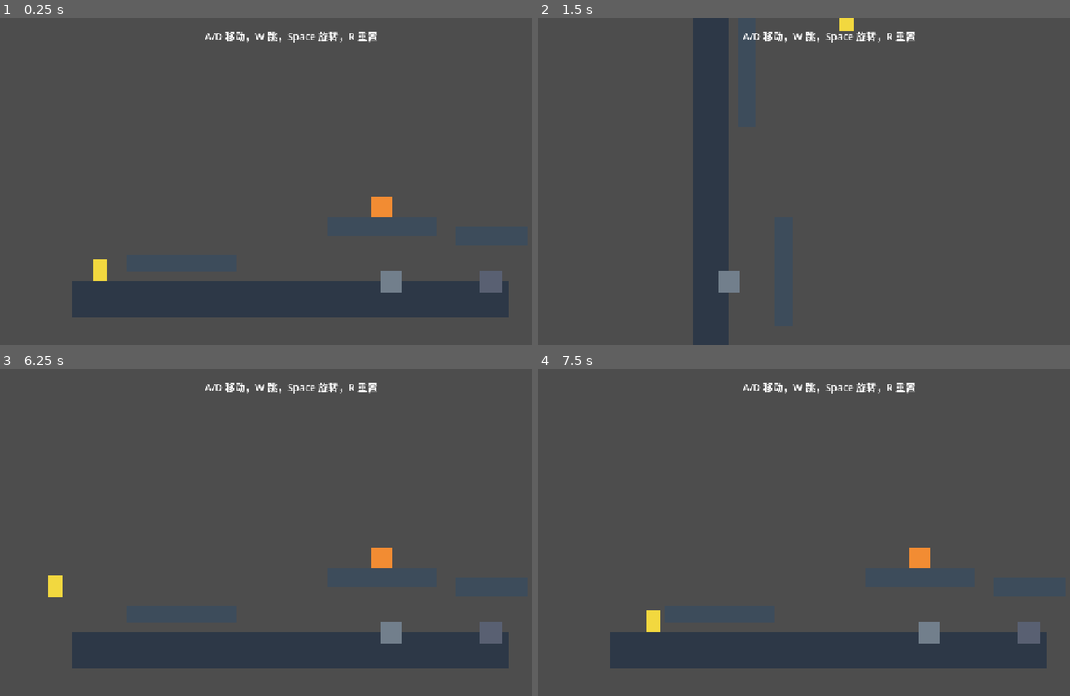
Above: before the commit, frames 1-4 (two rows, left to right).
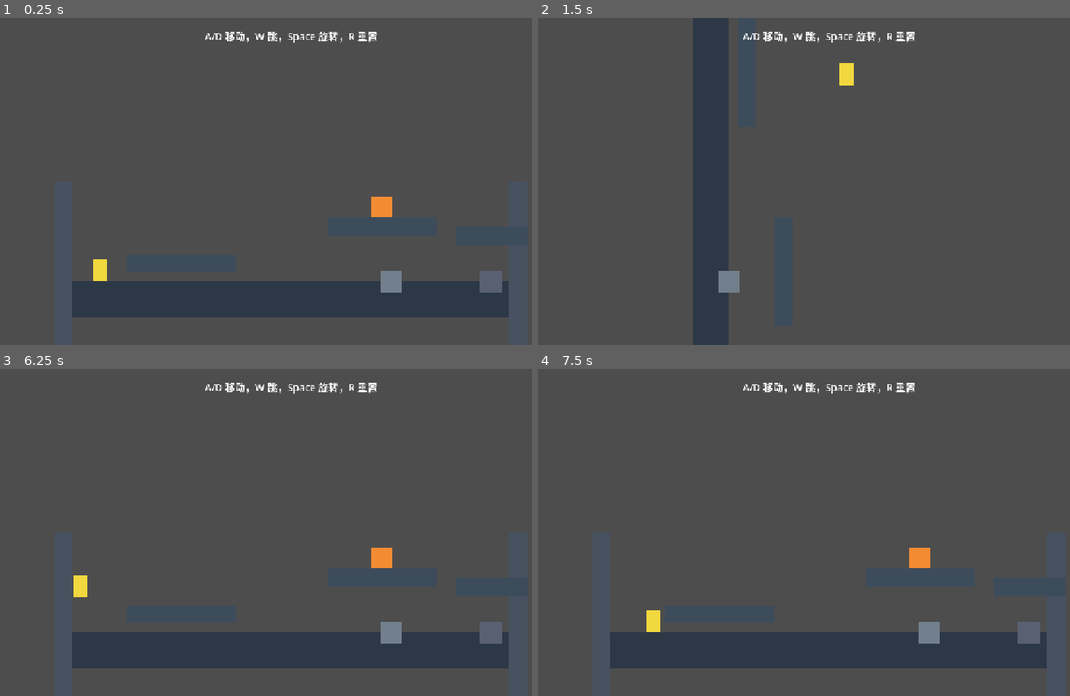
Above: after the commit, the same moments.

Repository: SilasSu114/panda-guard-protocol
Game: Godot game, scene res://scenes/main.tscn
The game is run twice, just before and just after one commit, with the same random seed, the same clock (stepped at 60 frames per second) and the same inputs.
Inputs:
- Up to frame 1 (0.25 s): no input
- Up to frame 2 (1.5 s): tap Enter at 0.5 s; hold Space (rotate) 0.53-1.28 s; hold D (move_right) from 0.53 s (still down); tap W (jump) at 0.77 s; tap Space (rotate) at 1.35 s
- Up to frame 3 (6.25 s): tap W (jump) at 1.52, 3.02, 3.77, 4.52, 6.02 s; release D (move_right) at 2.03 s; hold A (move_left) 2.03-2.78 s; hold Space (rotate) 2.03-2.78 s; tap R (reset) at 2.75, 5, 5.75 s; hold D (move_right) 2.78-4.28 s; tap Space (rotate) at 2.85, 4.35, 5.85 s; hold Space (rotate) 3.53-4.28 s; hold A (move_left) 4.28-5.03 s; hold D (move_right) 5.03-5.78 s; hold Space (rotate) 5.03-5.78 s; hold A (move_left) from 5.78 s (still down)
- Up to frame 4 (7.5 s): hold Space (rotate) 6.53-7.28 s; tap W (jump) at 6.77 s; tap R (reset) at 7.25 s; release A (move_left) at 7.28 s; hold D (move_right) from 7.28 s (still down); tap Space (rotate) at 7.35 s

The runs differ from the first frame. In frame 2, 0.3% of the frame differs, in the area x 56-60%, y 0-21%; in frame 3, 0.4%, in the area x 9-17%, y 63-70%; in frame 4, less than 0.1%.

Commit message:
Contain level with side walls

Diff:
--- a/scenes/main.tscn
+++ b/scenes/main.tscn
@@ -18,6 +18,9 @@
 [sub_resource type="RectangleShape2D" id="RectangleShape2D_platform_c"]
 size = Vector2(160, 40)
 
+[sub_resource type="RectangleShape2D" id="RectangleShape2D_wall"]
+size = Vector2(40, 360)
+
 [node name="Main" type="Node2D"]
 script = ExtResource("1")
 
@@ -33,6 +36,26 @@
 [node name="Visual" type="Polygon2D" parent="LevelRoot/Floor"]
 color = Color(0.18, 0.22, 0.28, 1)
 polygon = PackedVector2Array(-480, -40, 480, -40, 480, 40, -480, 40)
+
+[node name="WallLeft" type="StaticBody2D" parent="LevelRoot"]
+position = Vector2(-500, 180)
+
+[node name="CollisionShape2D" type="CollisionShape2D" parent="LevelRoot/WallLeft"]
+shape = SubResource("RectangleShape2D_wall")
+
+[node name="Visual" type="Polygon2D" parent="LevelRoot/WallLeft"]
+color = Color(0.28, 0.32, 0.38, 1)
+polygon = PackedVector2Array(-20, -180, 20, -180, 20, 180, -20, 180)
+
+[node name="WallRight" type="StaticBody2D" parent="LevelRoot"]
+position = Vector2(500, 180)
+
+[node name="CollisionShape2D" type="CollisionShape2D" parent="LevelRoot/WallRight"]
+shape = SubResource("RectangleShape2D_wall")
+
+[node name="Visual" type="Polygon2D" parent="LevelRoot/WallRight"]
+color = Color(0.28, 0.32, 0.38, 1)
+polygon = PackedVector2Array(-20, -180, 20, -180, 20, 180, -20, 180)
 
 [node name="PlatformA" type="StaticBody2D" parent="LevelRoot"]
 position = Vector2(-240, 180)
